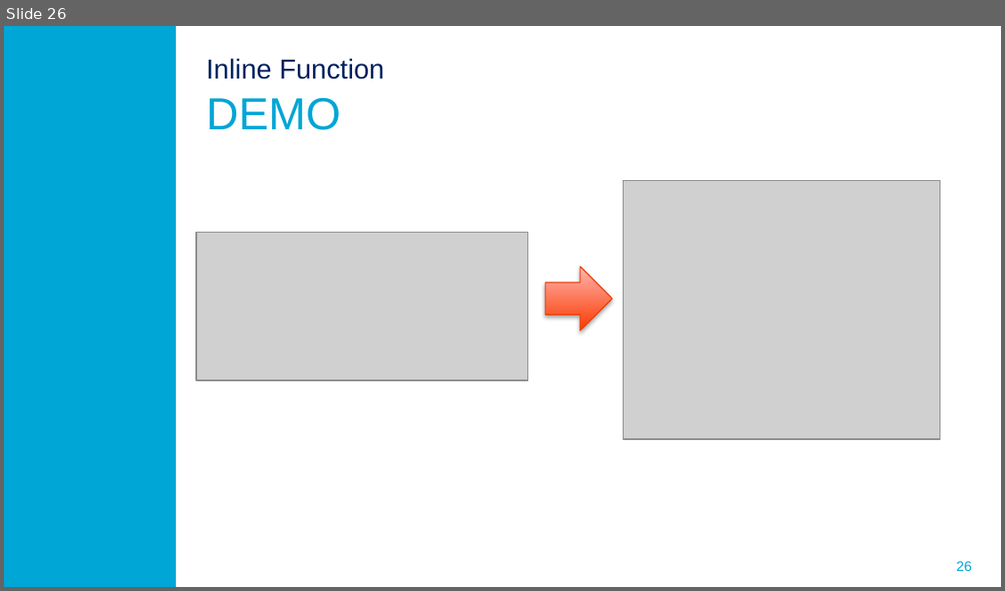
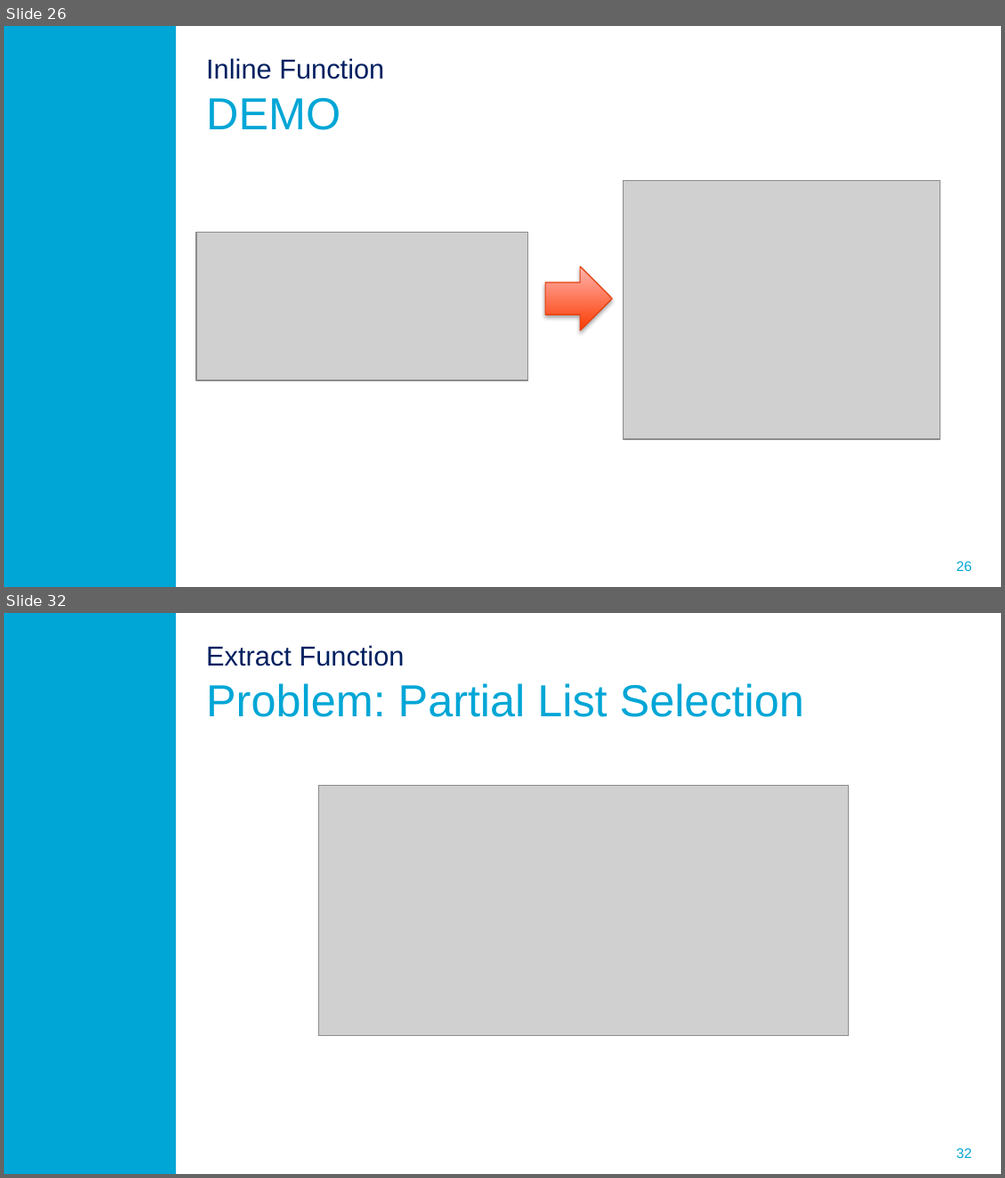
Before and after one commit to ProMisDev/metaborg-tiger, a slide deck: presentation/Misteli_Refactoring_in_Spoofax.pptx. Shown one above the other, each under a label of ours: slide 26 before the commit, slides 26 and 32 after it; the slides between them are not shown. The pictures are 1005x591 and 1005x1178 pixels, drawn with LibreOffice and Linux fonts; fonts in the diff are those of the drawing; grey boxes stand for pictures; background and template pictures are left out. Boxes give left, top, right and bottom in pixels: in the first picture for what was removed or moved away, otherwise in the second. Text is boxed around its words. In the diff, an @@ line names an element or a change of style, - is before the commit and + after.

```diff
--- a/presentation/Misteli_Refactoring_in_Spoofax.pptx
+++ b/presentation/Misteli_Refactoring_in_Spoofax.pptx
@@ slide 32 added at [4,613,1001,1174], background #FFFFFF; not listed: 2 template elements that a slide beside it also shows @@
@@ title added at [206,645,804,717], 32.4 pt, text #00A6D6 @@
+Extract Function
+Problem: Partial List Selection
@@ picture added at [319,786,849,1036] @@
```
Also in this commit, not shown: 7 slides changed, 10 other slides added.
